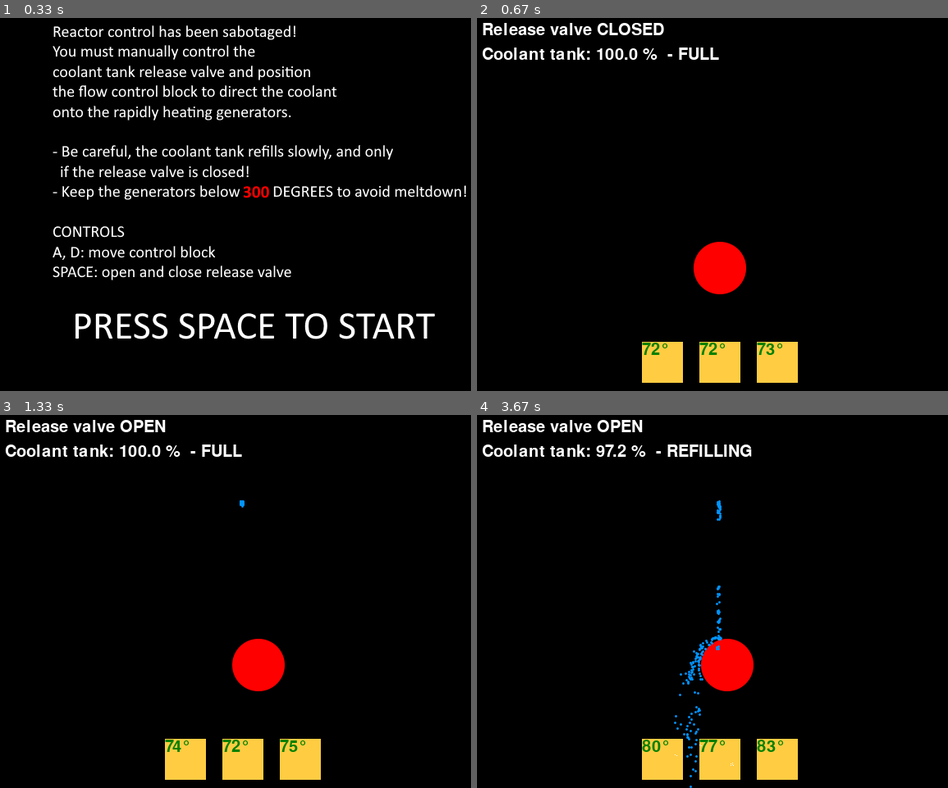
Above: before the commit, frames 1-4 (two rows, left to right).
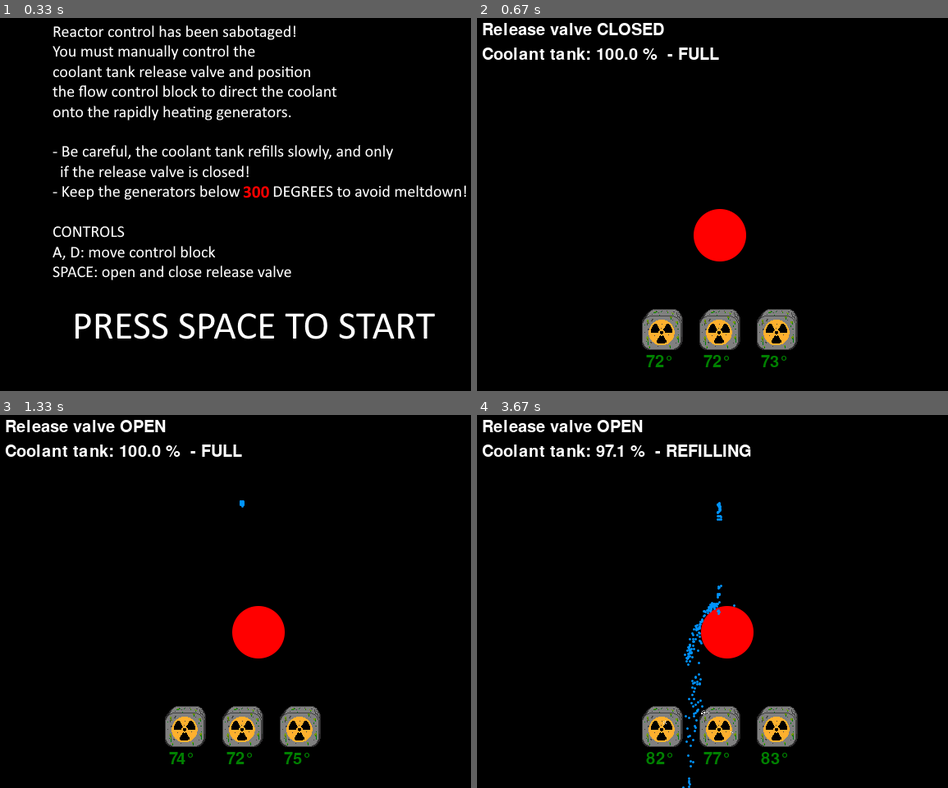
Above: after the commit, the same moments.

Repository: rkibria/Pygame-Community-Easter-Jam-2023
Game: pygame game, started from main.py
Two runs of this game, one before a commit and one after it. Both use one fixed random seed, a clock stepped at 60 frames per second and the inputs below.
Inputs:
- Up to frame 1 (0.33 s): no input
- Up to frame 2 (0.67 s): tap Space at 0.33 s
- Up to frame 3 (1.33 s): hold D 0.67-1.13 s; hold D from 1.17 s (still down); tap Space at 1.23 s
- Up to frame 4 (3.67 s): tap Space at 1.53, 1.73, 2.03, 2.3, 2.6, 2.73, 3.03, 3.4 s; release D at 1.63 s; hold A 1.67-2.2 s; hold A 2.23-2.63 s; hold D 2.67-3.3 s; hold A from 3.33 s (still down)

Frame 1 is identical in both runs. In frame 2, 6.6% of the frame differs, in the area x 35-69%, y 51-98%; in frame 3, 6.6%; in frame 4, 7.6%, in the area x 29-69%, y 7-100%.

Commit message:
generators and placement

Diff:
--- a/main.py
+++ b/main.py
@@ -161,11 +161,13 @@
 STATE_END = 3
 
 def init_game():
-    target_img = pg.image.load("assets/target_1.png").convert_alpha()
+    target_img = pg.image.load("assets/generator.png").convert_alpha()
     min_temp = 70.0
     max_reservoir = 30.0
     splash_ss = SpriteSheet("assets/splash.png")
     explosion_ss = SpriteSheet("assets/explosion.png")
+    target_y = 50
+    target_h = 50
 
     game_state = {
         "state": STATE_START,
@@ -174,13 +176,13 @@
         "start_time": 0,
 
         "particles": [],
-        "immobiles": [{"pos": (320, 150)}],
+        "immobiles": [{"pos": (320, 190)}],
         "particle_ranges": [],
         "controls": {"dir_1": 0},
         # rect x1,y1,x2,y2. img is 50x50
-        "targets": [{"rect": (250 - 25, 10, 250 + 25, 60), "img": target_img, "temp": min_temp},
-                    {"rect": (320 - 25, 10, 320 + 25, 60), "img": target_img, "temp": min_temp},
-                    {"rect": (390 - 25, 10, 390 + 25, 60), "img": target_img, "temp": min_temp},
+        "targets": [{"rect": (250 - 25, target_y, 250 + 25, target_y + target_h), "img": target_img, "temp": min_temp},
+                    {"rect": (320 - 25, target_y, 320 + 25, target_y + target_h), "img": target_img, "temp": min_temp},
+                    {"rect": (390 - 25, target_y, 390 + 25, target_y + target_h), "img": target_img, "temp": min_temp},
                     ],
         "gravity": 0.6,
         "friction": 0.97,
@@ -278,19 +280,20 @@
         rect = target["rect"]
         dest = (rect[0], SCR_HEIGHT - rect[3])
         surface.blit(target["img"], dest)
-        temp = target["temp"]
+        text_dest = (dest[0] + 5, dest[1] + 5 + target["img"].get_height())
+        temprtr = target["temp"]
         if "text" not in target or frame % 10 == 0:
             color = (0,128,0)
-            if temp > game_state["high_temp"]:
+            if temprtr > game_state["high_temp"]:
                 color = (255, 0, 0)
-            elif temp > game_state["medium_temp"]:
+            elif temprtr > game_state["medium_temp"]:
                 color = (128, 128, 0)
-            target["text"] = font.render(f"{round(temp)}°", True, color)
-        if temp < game_state["crit_temp"]:
-            surface.blit(target["text"], dest)
+            target["text"] = font.render(f"{round(temprtr)}°", True, color)
+        if temprtr < game_state["crit_temp"]:
+            surface.blit(target["text"], text_dest)
         else:
             if (frame // 5) % 2 != 0:
-                surface.blit(target["text"], dest)
+                surface.blit(target["text"], text_dest)
 
 def update_targets(game_state, frame):
     if frame % 10 == 0:
Binary file added: assets/generator.png
Not shown, added: assets/generator.pdn
